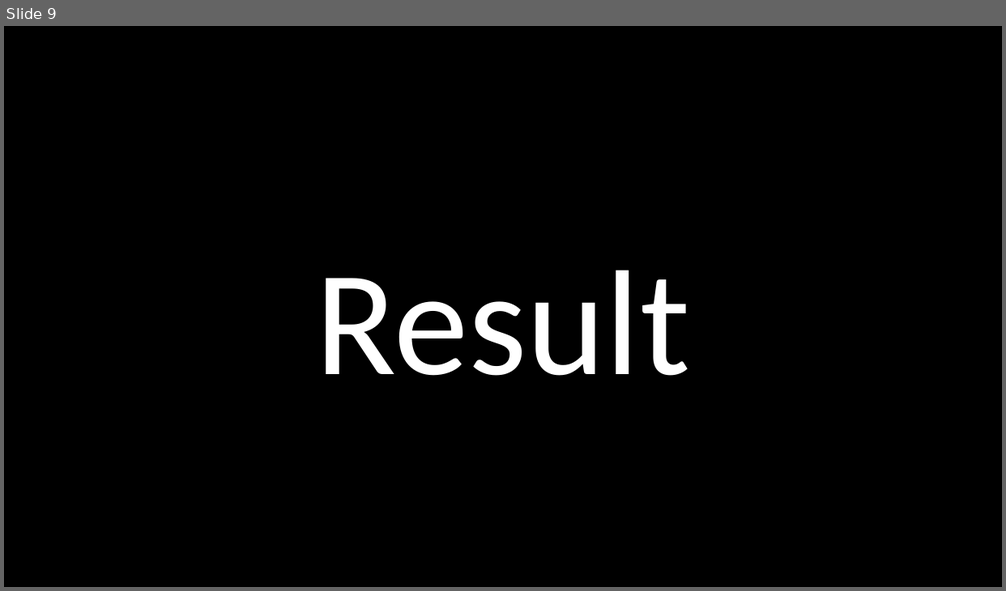
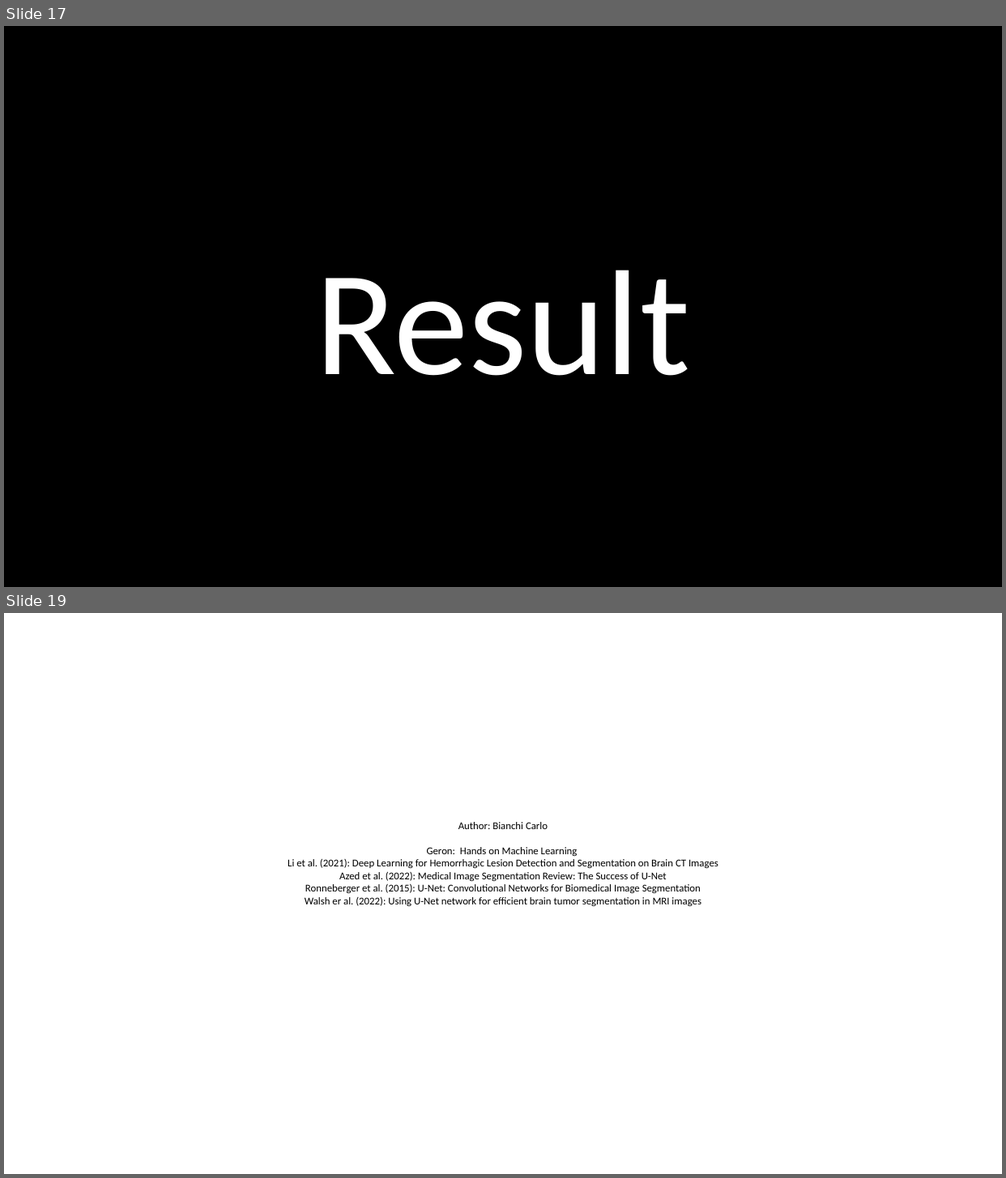
Before and after one commit to vivri1216/U-NetForMedicalImageSegmentation, a slide deck: PresentationPurpose/DSN_Presentazione.pptx. Shown one above the other, each under a label of ours: slide 9 before the commit, slides 17 and 19 after it; the slides between them are not shown. The pictures are 1006x591 and 1006x1178 pixels, drawn with LibreOffice and Linux fonts; fonts in the diff are those of the drawing; background and template pictures are left out. Boxes give left, top, right and bottom in pixels: in the first picture for what was removed or moved away, otherwise in the second. Text is boxed around its words. In the diff, an @@ line names an element or a change of style, - is before the commit and + after.

```diff
--- a/PresentationPurpose/DSN_Presentazione.pptx
+++ b/PresentationPurpose/DSN_Presentazione.pptx
@@ slide 19 added at (x1=4, y1=613, x2=1002, y2=1174), background #FFFFFF @@
@@ title added at (x1=288, y1=822, x2=718, y2=907), 10 pt, text #000000 @@
+Author: Bianchi Carlo
+Geron: Hands on Machine Learning
+Li et al. (2021): Deep Learning for Hemorrhagic Lesion Detection and Segmentation on Brain CT Images
+Azed et al. (2022): Medical Image Segmentation Review: The Success of U-Net
+Ronneberger et al. (2015): U-Net: Convolutional Networks for Biomedical Image Segmentation
+Walsh er al. (2022): Using U-Net network for efficient brain tumor segmentation in MRI images
@@ what was slide 9 is now slide 17 @@
```
Also in this commit, not shown: 2 slides changed, 8 other slides added.
